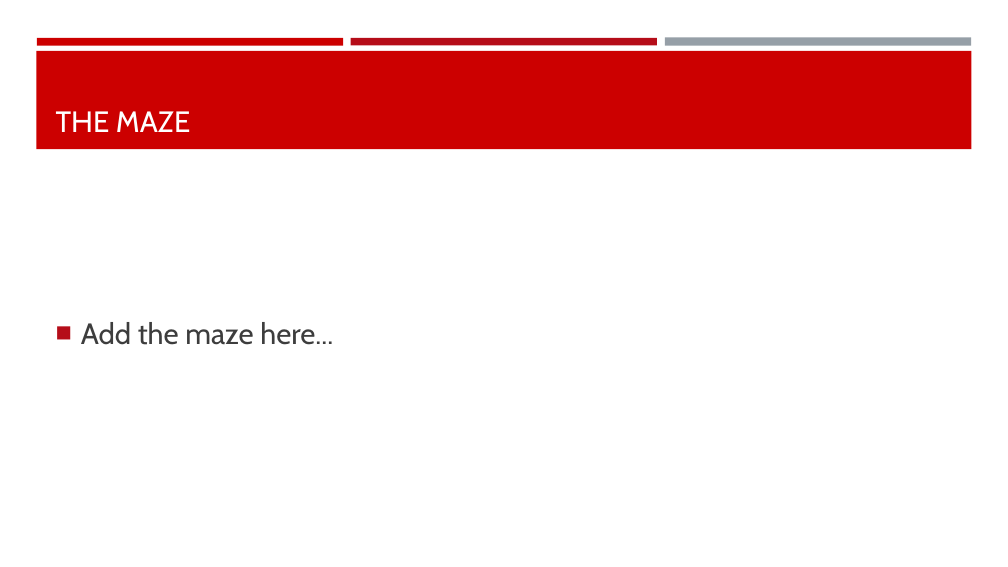
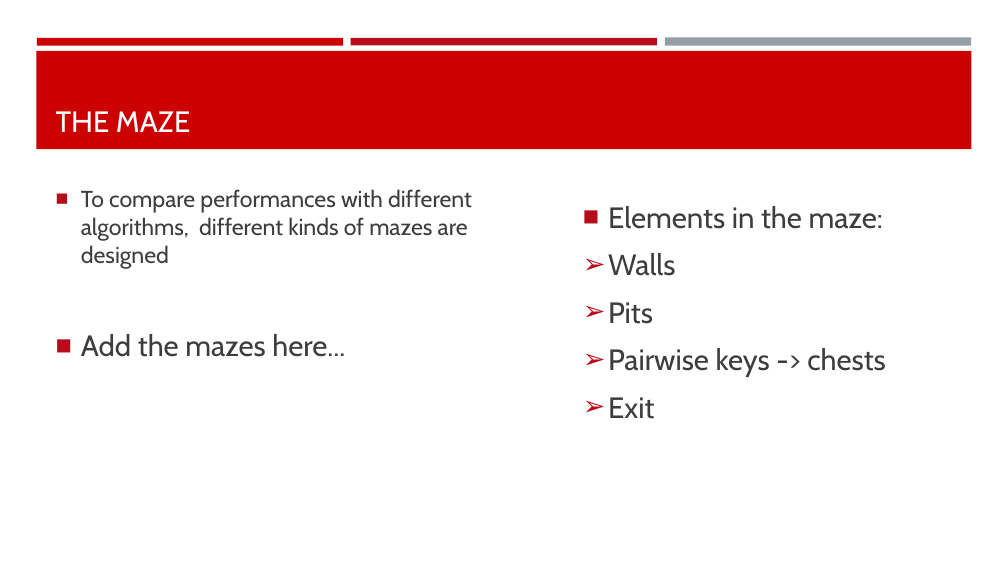
Before and after one commit to mengli11235/MachineLearning_Maze, a slide deck: slide 3 of Group Presentation.pptx. Drawn at 1008x567 pixels with LibreOffice and Linux fonts; fonts in the diff are those of the drawing. Boxes give left, top, right and bottom in pixels: in the first picture for what was removed or moved away, otherwise in the second. Text is boxed around its words. In the diff, an @@ line names an element or a change of style, - is before the commit and + after.

```diff
--- a/Group Presentation.pptx
+++ b/Group Presentation.pptx
@@ text at bbox=[81, 189, 472, 357]: text changed; size 28 to 22 pt @@
-■ Add the maze here...
+■ To compare performances with different algorithms, different kinds of mazes are designed
+■ Add the mazes here...
@@ text added at bbox=[608, 206, 886, 419], 28 pt, text #3D3D3D @@
+■ Elements in the maze:
+➢ Walls
+➢ Pits
+➢ Pairwise keys -> chests
+➢ Exit
```
Also in this commit, not shown: 4 other slides changed, 3 slides added, 3 slides removed.
